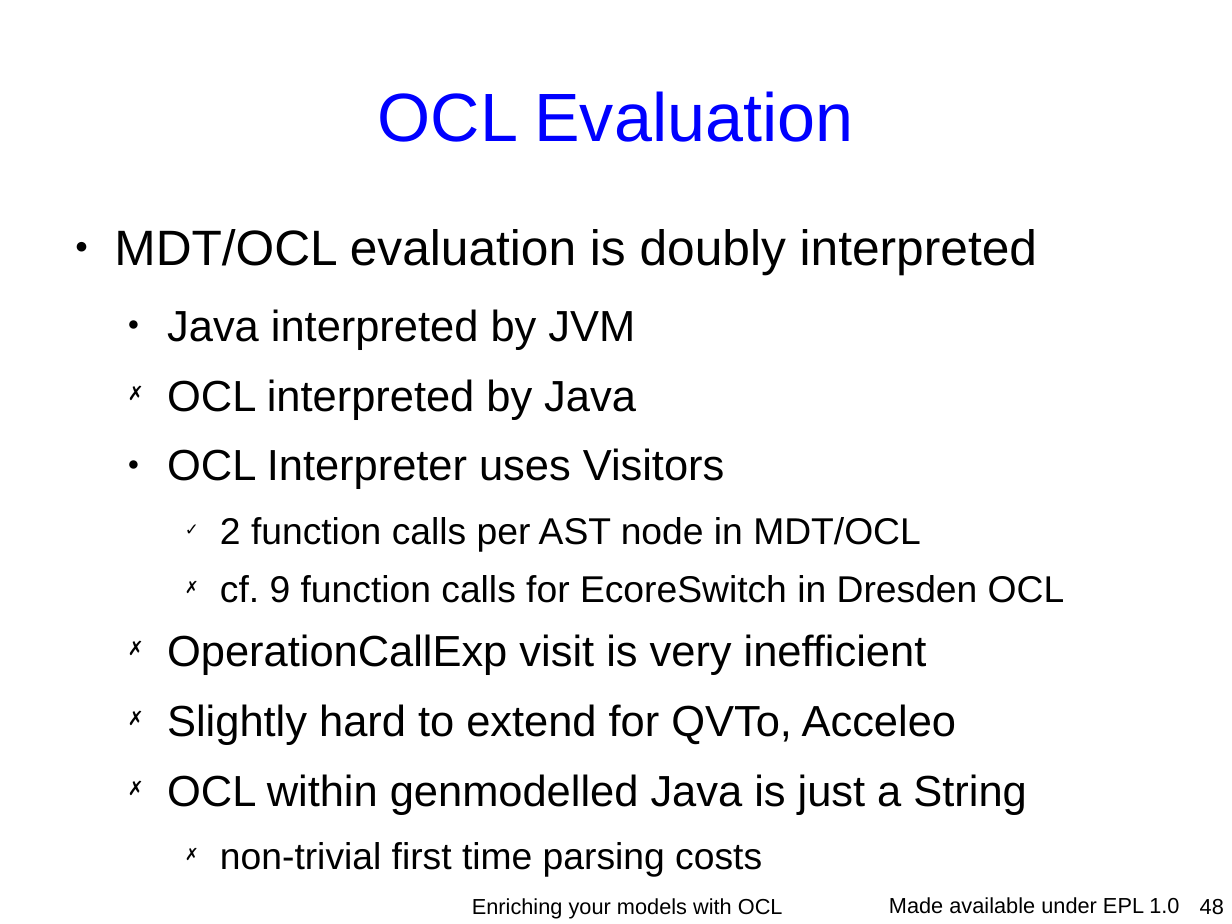
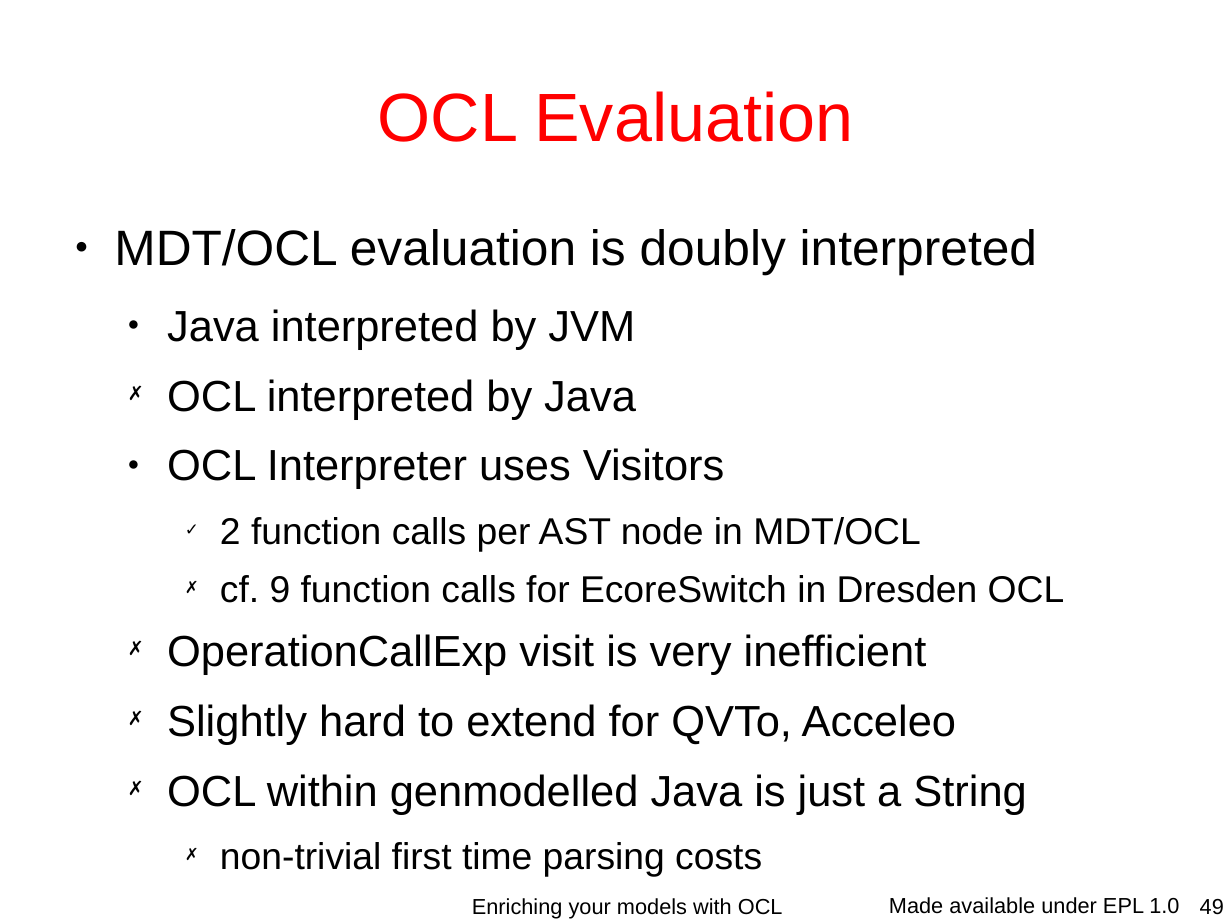
Before and after one commit to eclipse-ocl/ocl-website, a slide deck: slide 49 of ocl/docs/publications/ESE2010LongTalk/EnrichingWithOCL.odp (slide 48 before the commit). Drawn at 1232x924 pixels with LibreOffice and Linux fonts; fonts in the diff are those of the drawing; background and template pictures are left out. Boxes give left, top, right and bottom in pixels: in the first picture for what was removed or moved away, otherwise in the second. Text is boxed around its words. In the diff, an @@ line names an element or a change of style, - is before the commit and + after.

```diff
--- a/ocl/docs/publications/ESE2010LongTalk/EnrichingWithOCL.odp
+++ b/ocl/docs/publications/ESE2010LongTalk/EnrichingWithOCL.odp
@@ title "OCL Evaluation" at (378,91,854,142): text colour #0000FF to #FF0000 @@
@@ page number at (1200,899,1224,915): text changed @@
-48
+49
```
Also in this commit, not shown: 8 other slides changed, 2 slides added, 1 slide removed.
